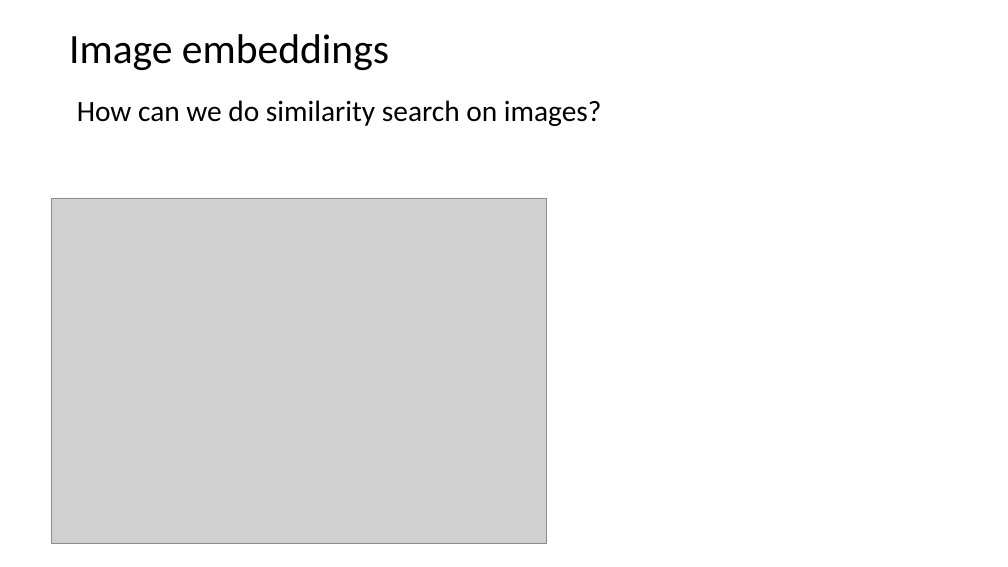
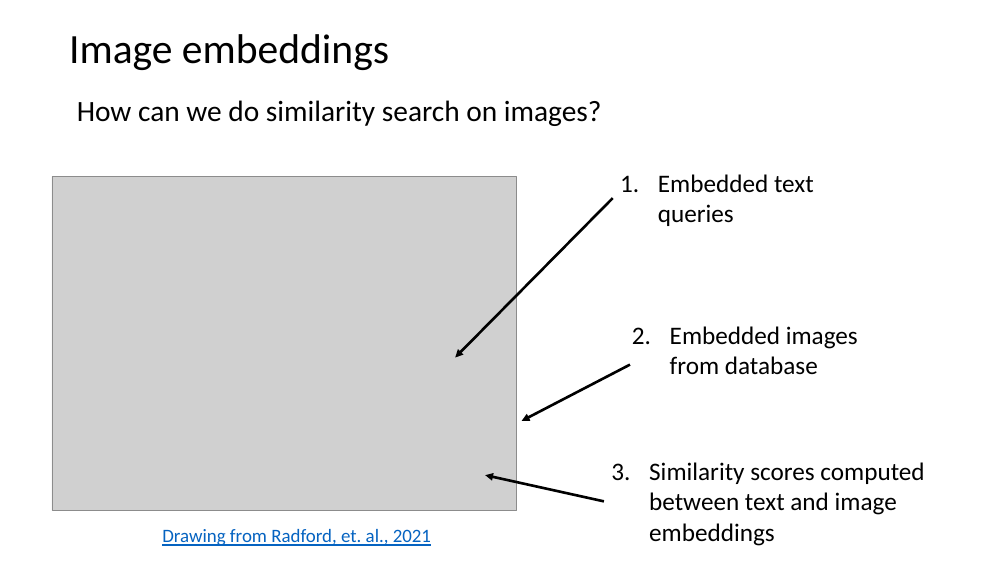
Before and after one commit to harelgabainew/school1, a slide deck: slide 49 of slides/7_DocumentWebSearching.pptx (slide 43 before the commit). Drawn at 1008x567 pixels with LibreOffice and Linux fonts; fonts in the diff are those of the drawing; grey boxes stand for pictures. Boxes give left, top, right and bottom in pixels: in the first picture for what was removed or moved away, otherwise in the second. Text is boxed around its words. In the diff, an @@ line names an element or a change of style, - is before the commit and + after.

```diff
--- a/slides/7_DocumentWebSearching.pptx
+++ b/slides/7_DocumentWebSearching.pptx
@@ picture: place and size @@
-picture at [51,198,547,543]
+picture at [52,176,517,510]
@@ text added at [658,174,814,226], 24 pt, text #000000 @@
+1. Embedded text queries
@@ arrow added from (613, 198) to (455, 358), #000000 2.5 pt @@
@@ text added at [670,326,858,375], 24 pt, text #000000 @@
+2. Embedded images from database
@@ arrow added from (630, 364) to (522, 421), #000000 2.5 pt @@
@@ arrow added from (604, 501) to (485, 476), #000000 2.5 pt @@
@@ text added at [649,462,924,546], 24 pt, text #000000 @@
+3. Similarity scores computed between text and image embeddings
@@ text added at [162,529,431,546], 18 pt, text #0563C1, underline @@
+Drawing from Radford, et. al., 2021
```
Also in this commit, not shown: 15 other slides changed, 6 slides added.
